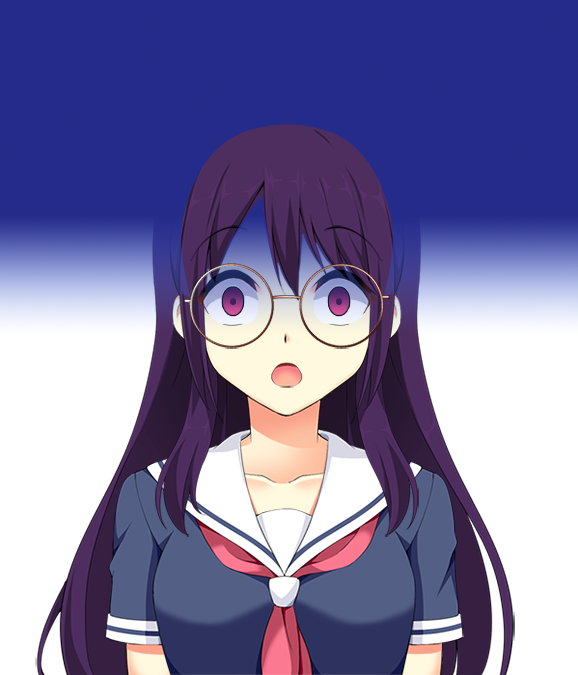
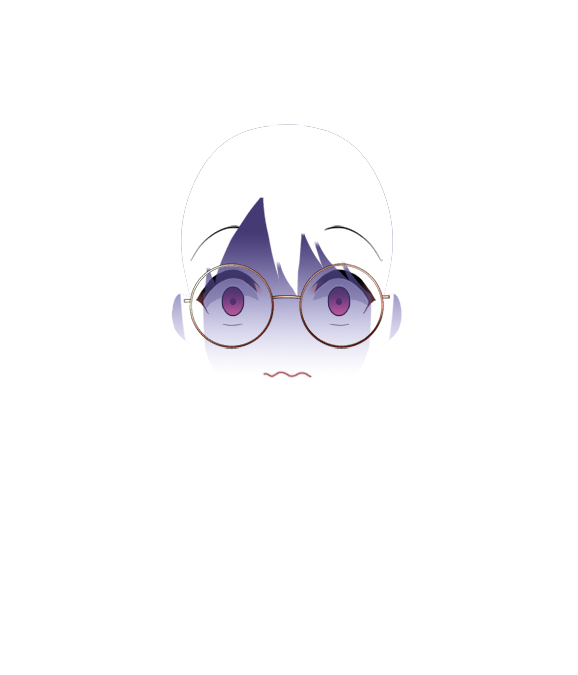
Layer changes from the first 578×675 image to the second:
painted on "Layer 1" over [0, 0, 578, 375]
added layer "Layer 3" in group "Expression" over [262, 370, 313, 378]
painted on "Scared" over [271, 362, 303, 388]
hid group "Hair front" (2 layers) over [155, 115, 419, 537]
hid group "Costume" (9 layers) over [104, 400, 464, 675]
hid "Base Body" over [114, 124, 454, 675]
hid group "Hair behind" (2 layers) over [35, 93, 515, 675]
